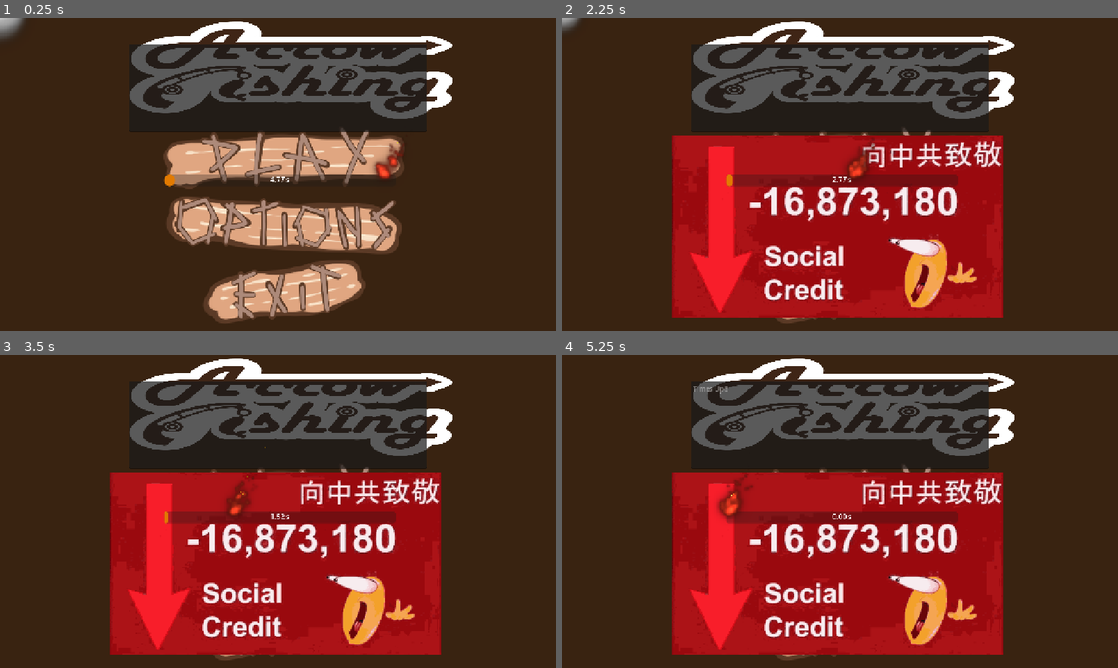
Above: before the commit, frames 1-4 (two rows, left to right).
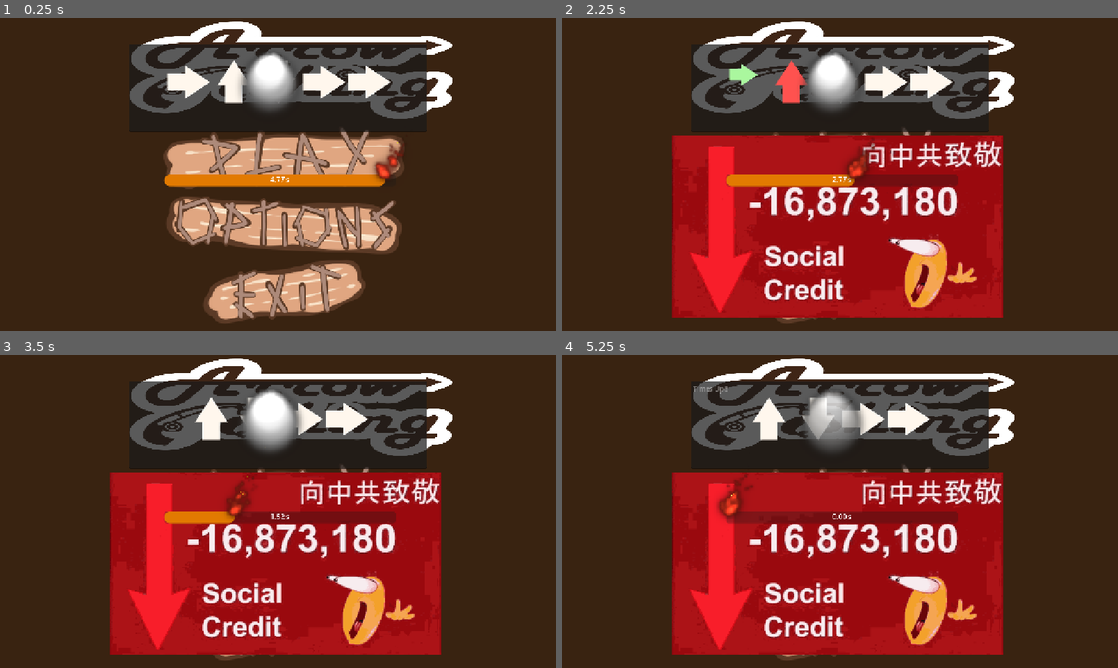
Above: after the commit, the same moments.

Repository: Meoah/Team-Awesome
Game: Godot game, scene res://scenes/ui/pop_ups/fish_minigame/arrows.tscn
The game is run twice, just before and just after one commit, with the same random seed, the same clock (stepped at 60 frames per second) and the same inputs. This scene is started directly instead of the project's main scene. Sound files missing from this copy of the repository are replaced by a short silence.
Inputs (mouse positions are in pixels of both pictures, inside the frame that each line leads up to):
- Up to frame 1 (0.25 s): no input
- Up to frame 2 (2.25 s): click (845, 158) at 0.5 s; click (845, 158) at 1.25 s; tap Enter at 2 s; move the mouse to (962, 158) at 2.02 s; hold Right (right) from 2.03 s (still down); hold Space (action) from 2.03 s (still down); click (962, 158) at 2.17 s
- Up to frame 3 (3.5 s): release Right (right) at 2.75 s; release Space (action) at 2.75 s; drag from (166, 527) to (250, 574) at 2.77 s
- Up to frame 4 (5.25 s): click (845, 561) at 3.5 s; move the mouse to (895, 442) at 4.27 s; press the mouse at (895, 442) at 4.28 s; hold Right (right) 4.28-5 s; tap Space (action) at 4.55 s; release the mouse at (895, 442) at 5 s; drag from (812, 574) to (673, 464) at 5.02 s

The runs differ from the first frame. In frame 1, 4.7% of the frame differs, in the area x 0-71%, y 0-54%; in frame 2, 3.6%; in frame 3, 3.1%; in frame 4, 2.5%.
Error before the commit: Invalid type in function 'play_bgm' in base 'Node (audio_engine.gd)'. Cannot convert argument 1 from String to Object. (res://scripts/ui/fish_minigame/arrows.g…

Commit message:
SFX Implementation

Diff:
--- a/scenes/game/daytime_main.tscn
+++ b/scenes/game/daytime_main.tscn
@@ -1,7 +1,8 @@
-[gd_scene load_steps=17 format=3 uid="uid://4wis367byvft"]
+[gd_scene load_steps=18 format=3 uid="uid://4wis367byvft"]
 
 [ext_resource type="Script" uid="uid://n3jjvqnan6hy" path="res://scripts/game/daytime_main.gd" id="1_2jsv6"]
 [ext_resource type="PackedScene" uid="uid://c4g7xtu4dc0po" path="res://scenes/actors/main_character.tscn" id="1_oxlu7"]
+[ext_resource type="AudioStream" uid="uid://e1cxs7j2ew6u" path="res://assets/audio/bgm/dump/waiting_for_bite.wav" id="2_3kam8"]
 [ext_resource type="PackedScene" uid="uid://8rtag1fl3an4" path="res://scenes/actors/bobber.tscn" id="3_6j7wl"]
 [ext_resource type="Texture2D" uid="uid://diefr1j4j4pji" path="res://assets/textures/background/FishingBGFiller.png" id="3_nw5db"]
 [ext_resource type="Texture2D" uid="uid://8v7i2pn3jxgb" path="res://assets/textures/background/Placeholder_Water.png" id="5_8rhjh"]
@@ -122,7 +123,7 @@
 layout_mode = 3
 anchors_preset = 0
 script = ExtResource("1_2jsv6")
-default_bgm_path = "res://assets/audio/bgm/dump/waiting_for_bite.wav"
+default_bgm = ExtResource("2_3kam8")
 jeremy_node = NodePath("Jeremy")
 bobber_scene = ExtResource("3_6j7wl")
 
--- a/scenes/game/main_menu.tscn
+++ b/scenes/game/main_menu.tscn
@@ -1,6 +1,7 @@
-[gd_scene load_steps=22 format=3 uid="uid://bs6fqe1euvjxa"]
+[gd_scene load_steps=23 format=3 uid="uid://bs6fqe1euvjxa"]
 
 [ext_resource type="Script" uid="uid://c5uuc65y6jov" path="res://scripts/game/main_menu.gd" id="1_fpthd"]
+[ext_resource type="AudioStream" uid="uid://d0kvai3gwifqa" path="res://assets/audio/bgm/dump/hell_yeah_arrow_fishing.wav" id="2_4oldi"]
 [ext_resource type="FontFile" uid="uid://ciwjf56aydm2a" path="res://assets/fonts/CherryBombOne-Regular.ttf" id="3_16onh"]
 [ext_resource type="Texture2D" uid="uid://doftsqaqk2p42" path="res://assets/textures/ui/Options_Button.png" id="4_6hh85"]
 [ext_resource type="Texture2D" uid="uid://cps8f0ajgm8kq" path="res://assets/textures/ui/Play_Button.png" id="4_bto60"]
@@ -47,7 +48,7 @@
 grow_horizontal = 2
 grow_vertical = 2
 script = ExtResource("1_fpthd")
-bgm_path = "res://assets/audio/bgm/dump/hell_yeah_arrow_fishing.wav"
+default_bgm = ExtResource("2_4oldi")
 
 [node name="Background" type="Panel" parent="."]
 layout_mode = 1
--- a/scenes/game/nighttime_main.tscn
+++ b/scenes/game/nighttime_main.tscn
@@ -1,9 +1,10 @@
-[gd_scene load_steps=24 format=3 uid="uid://d2bt5ycjrdnix"]
+[gd_scene load_steps=25 format=3 uid="uid://d2bt5ycjrdnix"]
 
 [ext_resource type="FontFile" uid="uid://ciwjf56aydm2a" path="res://assets/fonts/CherryBombOne-Regular.ttf" id="1_1pk0j"]
 [ext_resource type="Script" uid="uid://d4fc18nb3y6m5" path="res://scripts/game/nighttime_main.gd" id="1_53syt"]
 [ext_resource type="Texture2D" uid="uid://coivg44ivnbvf" path="res://assets/textures/ui/Filler_Shop_BG2.png" id="2_pdcg8"]
 [ext_resource type="PackedScene" uid="uid://c4g7xtu4dc0po" path="res://scenes/actors/main_character.tscn" id="2_s2grh"]
+[ext_resource type="AudioStream" uid="uid://c8152424wtrat" path="res://assets/audio/bgm/dump/waiting_for_night.wav" id="3_7dbdj"]
 [ext_resource type="Texture2D" uid="uid://cbhtfna6mhxm6" path="res://assets/textures/ui/panel_brown_damaged_dark.png" id="3_i5ojq"]
 [ext_resource type="Texture2D" uid="uid://i3smng8yxpbe" path="res://assets/textures/debug/blue-house-md.png" id="4_y133y"]
 [ext_resource type="Texture2D" uid="uid://p0x3tf6qd2yx" path="res://assets/textures/debug/bassprofishing.png" id="5_11rnk"]
@@ -54,7 +55,7 @@
 grow_vertical = 2
 theme = SubResource("Theme_7dbdj")
 script = ExtResource("1_53syt")
-default_bgm_path = "res://assets/audio/bgm/dump/waiting_for_night.wav"
+default_bgm = ExtResource("3_7dbdj")
 jeremy_node = NodePath("Jeremy")
 house_trigger = NodePath("House")
 bucket_trigger = NodePath("BaitBucket")
--- a/scenes/ui/pop_ups/fish_minigame/arrows.tscn
+++ b/scenes/ui/pop_ups/fish_minigame/arrows.tscn
@@ -1,7 +1,8 @@
-[gd_scene load_steps=32 format=3 uid="uid://bbklku0slqk5d"]
+[gd_scene load_steps=33 format=3 uid="uid://bbklku0slqk5d"]
 
 [ext_resource type="Script" uid="uid://bmvd1knujqejq" path="res://scripts/ui/fish_minigame/arrows.gd" id="1_0iavb"]
 [ext_resource type="Script" uid="uid://djyje6hc7igie" path="res://scripts/ui/fish_minigame/arrows_display.gd" id="2_n3w4c"]
+[ext_resource type="AudioStream" uid="uid://c3k0do5ko4b4x" path="res://assets/audio/bgm/dump/pressing_arrows.wav" id="2_np22p"]
 [ext_resource type="Texture2D" uid="uid://bqb5rtw7j46c7" path="res://assets/textures/debug/Cool.png" id="8_20txf"]
 [ext_resource type="Shader" uid="uid://cnydmao6vyvbe" path="res://scenes/ui/pop_ups/fish_minigame/sparks.gdshader" id="9_pp4l4"]
 [ext_resource type="Texture2D" uid="uid://cmh82nlyngkm5" path="res://assets/textures/debug/Lame.png" id="9_rvcsd"]
@@ -21,6 +22,24 @@
 [ext_resource type="Script" uid="uid://tntbbnkgxdlp" path="res://scripts/ui/pop_ups/texture_rect.gd" id="19_dleu3"]
 [ext_resource type="AudioStream" uid="uid://bgu7ybmy0tneo" path="res://assets/audio/sfx/arrows_sfx/Gold_Fail.wav" id="21_47pa4"]
 [ext_resource type="AudioStream" uid="uid://b6vkq77wj16dl" path="res://assets/audio/sfx/arrows_sfx/FishCaught.wav" id="22_np22p"]
+
+[sub_resource type="AudioStreamPlaylist" id="AudioStreamPlaylist_np22p"]
+loop = false
+fade_time = 1.0
+stream_count = 2
+stream_0 = ExtResource("17_02m58")
+stream_1 = ExtResource("18_pp4l4")
+
+[sub_resource type="AudioStreamRandomizer" id="AudioStreamRandomizer_qp0nd"]
+random_volume_offset_db = 6.0
+streams_count = 1
+stream_0/stream = ExtResource("14_6t01a")
+
+[sub_resource type="AudioStreamRandomizer" id="AudioStreamRandomizer_vc0bb"]
+random_pitch = 1.15
+random_volume_offset_db = 3.0
+streams_count = 1
+stream_0/stream = ExtResource("14_qp0nd")
 
 [sub_resource type="StyleBoxFlat" id="StyleBoxFlat_pp4l4"]
 bg_color = Color(0.8635442, 0.49697268, 3.85046e-07, 1)
@@ -96,24 +115,6 @@
 
 [sub_resource type="CanvasTexture" id="CanvasTexture_jhi3u"]
 
-[sub_resource type="AudioStreamRandomizer" id="AudioStreamRandomizer_qp0nd"]
-random_volume_offset_db = 6.0
-streams_count = 1
-stream_0/stream = ExtResource("14_6t01a")
-
-[sub_resource type="AudioStreamRandomizer" id="AudioStreamRandomizer_vc0bb"]
-random_pitch = 1.15
-random_volume_offset_db = 3.0
-streams_count = 1
-stream_0/stream = ExtResource("14_qp0nd")
-
-[sub_resource type="AudioStreamPlaylist" id="AudioStreamPlaylist_np22p"]
-loop = false
-fade_time = 1.0
-stream_count = 2
-stream_0 = ExtResource("17_02m58")
-stream_1 = ExtResource("18_pp4l4")
-
 [node name="Arrows" type="Control" node_paths=PackedStringArray("input_string", "reaction", "timer", "progress_bar")]
 process_mode = 3
 layout_mode = 3
@@ -123,7 +124,14 @@
 grow_horizontal = 2
 grow_vertical = 2
 script = ExtResource("1_0iavb")
-default_bgm_path = "res://assets/audio/bgm/dump/pressing_arrows.wav"
+default_bgm = ExtResource("2_np22p")
+sfx_round_start = ExtResource("17_47pa4")
+sfx_timer_start = SubResource("AudioStreamPlaylist_np22p")
+sfx_timer_end = ExtResource("19_47pa4")
+sfx_success_arrow = SubResource("AudioStreamRandomizer_qp0nd")
+sfx_success_arrow2 = SubResource("AudioStreamRandomizer_vc0bb")
+sfx_gold_fail = ExtResource("21_47pa4")
+sfx_fish_caught = ExtResource("22_np22p")
 input_string = NodePath("TextEdit")
 reaction = NodePath("Reaction")
 timer = NodePath("Timer")
--- a/scripts/game/daytime_main.gd
+++ b/scripts/game/daytime_main.gd
@@ -2,7 +2,8 @@
 class_name DaytimeMain
 
 ## Audio exports
-@export_file_path("*.wav") var default_bgm_path
+@export_category("Audio")
+@export var default_bgm : AudioStream
 
 ## Node exports
 @export var jeremy_node : MainCharacter
@@ -17,7 +18,7 @@
 	# Binds Signals
 	PlayManager.idle_day_state.signal_idle_day.connect(_idle_state)
 
-	AudioEngine.play_bgm(default_bgm_path)
+	AudioEngine.play_bgm(default_bgm)
 
 func is_can_fish() -> bool:
 	for each in SystemData.bait_inventory:
@@ -42,7 +43,7 @@
 	$FISH.seek(0)
 
 func _idle_state() -> void:
-	AudioEngine.play_bgm(default_bgm_path)
+	AudioEngine.play_bgm(default_bgm)
 
 func _on_button_pressed():
 	_end_day()
--- a/scripts/game/main_menu.gd
+++ b/scripts/game/main_menu.gd
@@ -1,6 +1,7 @@
 extends Control
 
-@export_file_path("*.wav") var bgm_path
+@export_category("Audio")
+@export var default_bgm : AudioStream
 
 @onready var main_buttons = $MainButtons
 @onready var settings = $Settings
@@ -10,7 +11,7 @@
 func _ready():
 	main_buttons.visible = true
 	settings.visible = false
-	AudioEngine.play_bgm(bgm_path)
+	AudioEngine.play_bgm(default_bgm)
 
 # Called every frame. 'delta' is the elapsed time since the previous frame.
 func _process(_delta):
--- a/scripts/game/nighttime_main.gd
+++ b/scripts/game/nighttime_main.gd
@@ -2,7 +2,8 @@
 class_name NighttimeMain
 
 ## Audio exports
-@export_file_path("*.wav") var default_bgm_path
+@export_category("Audio")
+@export var default_bgm : AudioStream
 
 @export var jeremy_node : MainCharacter
 @export var house_trigger : Area2D
@@ -36,7 +37,7 @@
 	SignalBus.start_bait_shop.connect(_start_bait_shop)
 	SignalBus.shop_closed.connect(_save_shop_data)
 
-	AudioEngine.play_bgm(default_bgm_path)
+	AudioEngine.play_bgm(default_bgm)
 
 func _interaction() -> void:
 	if house_trigger.overlaps_body(jeremy_node) : _sleep()
--- a/scripts/ui/fish_minigame/arrows.gd
+++ b/scripts/ui/fish_minigame/arrows.gd
@@ -2,8 +2,17 @@
 class_name MinigameUIPopup
 
 ## Audio exports
-@export_file_path("*.wav") var default_bgm_path
-
+@export_category("Audio")
+@export var default_bgm : AudioStream
+@export var sfx_round_start : AudioStream
+@export var sfx_timer_start : AudioStream
+@export var sfx_timer_end : AudioStream
+@export var sfx_success_arrow : AudioStream
+@export var sfx_success_arrow2 : AudioStream
+@export var sfx_gold_fail : AudioStream
+@export var sfx_fish_caught : AudioStream
+
+@export_category("Node Exports")
 @export var input_string : TextEdit #Accessing TextEdit box
 @export var reaction : Sprite2D #Accessing Sprite2D for reaction image
 @export var timer : Timer #Accessing Timer for the countdown
@@ -100,7 +109,7 @@
 	display_text = correct_inputs.duplicate(true)
 	timer_seqeunce()
 	await timer_seqeunce()
-	AudioEngine.play_bgm(default_bgm_path)
+	AudioEngine.play_bgm(default_bgm)
 	progress_bar.max_value = time
 	input_index = 0
 	spawn_arrows()
@@ -162,8 +171,8 @@
 		input_index = input_index + 1 #Advances in the string index
 		#text_render()
 		$Reaction.set_texture(success)
-		$InputSfx.play()
-		$InputSfx/InputSfx2.play()
+		AudioEngine.play_sfx(sfx_success_arrow)
+		AudioEngine.play_sfx(sfx_success_arrow2)
 		var current_sprite : ArrowTexture = sprite_array.pop_front()
 		var smoke : smoke_sprite = $Smoke
 		if varied_obscured:
@@ -185,8 +194,8 @@
 func timer_seqeunce():
 	timer.start(time)
 	timer.set_paused(false)
-	$StarterShot.play()
-	$TimerSfx.play()
+	AudioEngine.play_sfx(sfx_round_start)
+	AudioEngine.play_sfx(sfx_timer_start)
 	$ProgressBar/Sparks.position = $ProgressBar/Start.position
 	sparks()
 
@@ -221,7 +230,7 @@
 #Fail Script
 func fail():
 	if varied_gold:
-		$GoldFail.play()
+		AudioEngine.play_sfx(sfx_gold_fail)
 		$ProgressBar/Sparks.hide()
 		for i in sprite_array:
 			i.erase()
@@ -245,9 +254,9 @@
 		var fish_image = load(current_image)
 		$Reaction.texture = fish_image
 		input_index = 0
-		$TimerSfx.stop()
-		$TimerSfx/TimerEndSfx.play()
-		$FishCaughtSfx.play()
+		AudioEngine.stop_sfx_key(sfx_timer_start)
+		AudioEngine.play_sfx(sfx_timer_end)
+		AudioEngine.play_sfx(sfx_fish_caught)
 		$ProgressBar/Sparks.hide()
 		if varied_gold: #If fish is gold double its value, Current bug where double value persist
 			current_value = current_value * 2
--- a/scripts/util/audio_volume.gd
+++ b/scripts/util/audio_volume.gd
@@ -9,4 +9,4 @@
 	audio_bus_id = AudioServer.get_bus_index(audio_bus_name)
 
 func _on_value_changed(_value) -> void:
-	AudioEngine.set_bgm_volume(_value)
+	AudioEngine.set_bus_volume_linear(AudioEngine.BUS_BGM, _value)
